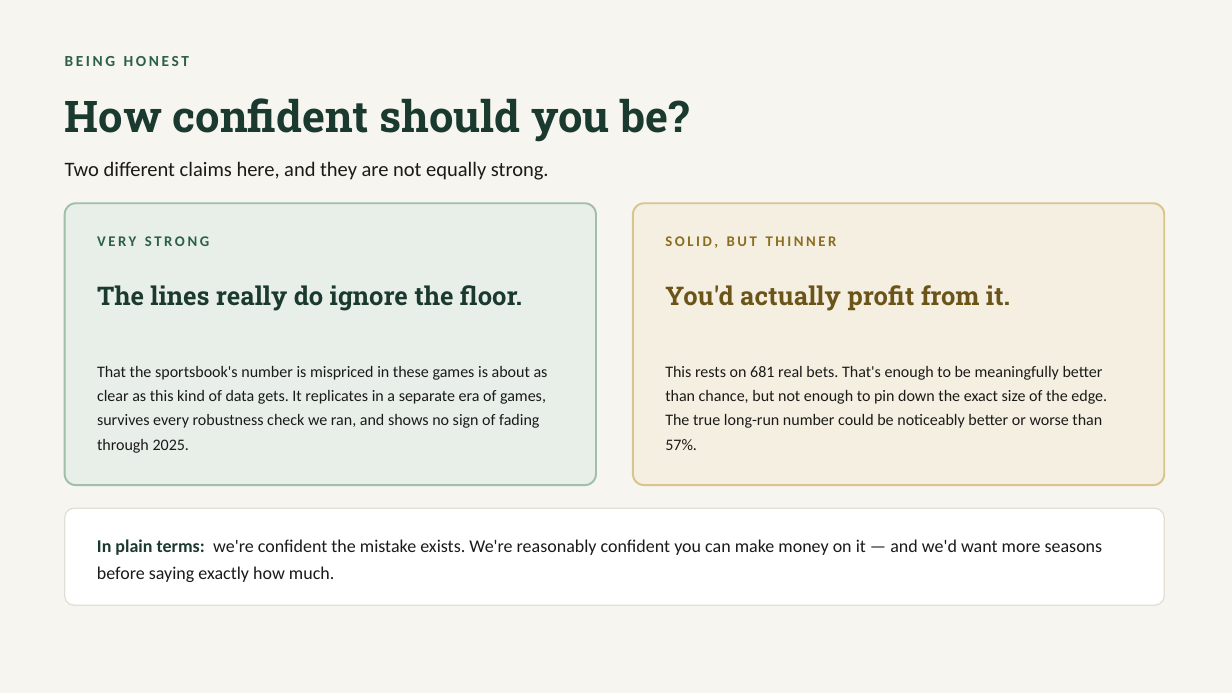
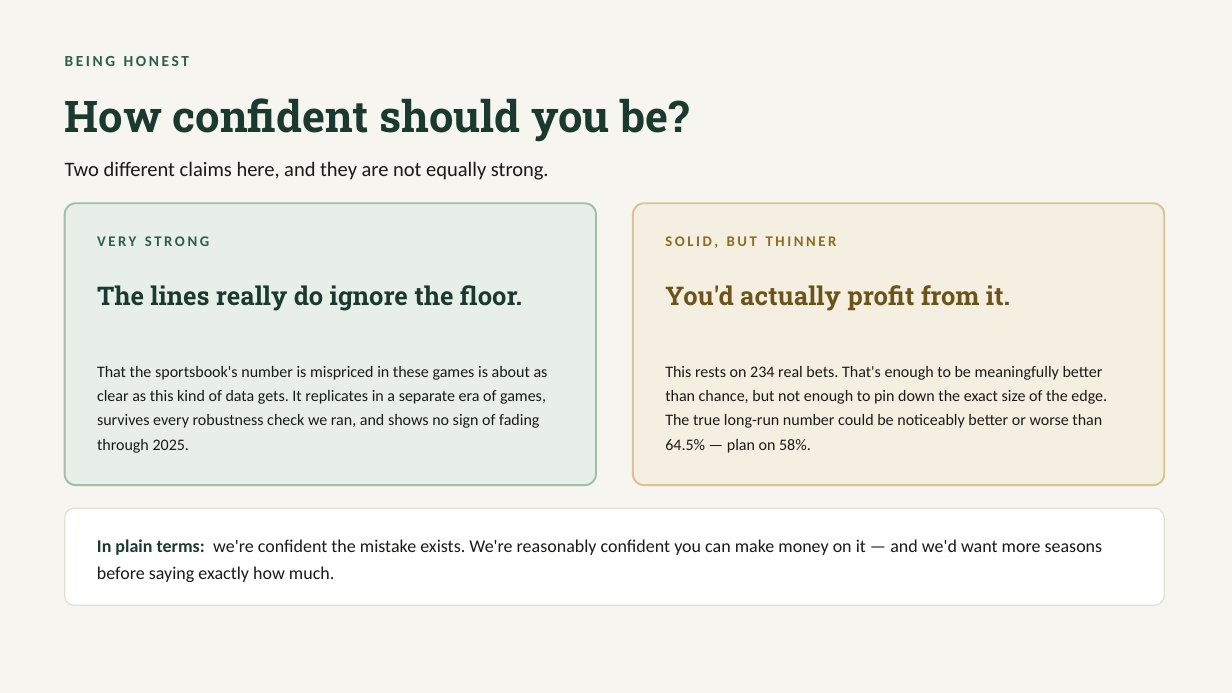
Before and after one commit to bmckelvey11/over-zero, a slide deck: slide 15 of docs/floor-bias-strategy.pptx. Drawn at 1232x693 pixels with LibreOffice and Linux fonts; fonts in the diff are those of the drawing. Boxes give left, top, right and bottom in pixels: in the first picture for what was removed or moved away, otherwise in the second. Text is boxed around its words. In the diff, an @@ line names an element or a change of style, - is before the commit and + after.

```diff
--- a/docs/floor-bias-strategy.pptx
+++ b/docs/floor-bias-strategy.pptx
@@ text at (665,366,1107,453): text changed @@
-This rests on 681 real bets. That's enough to be meaningfully better than chance, but not enough to pin down the exact size of the edge. The true long-run number could be noticeably better or worse than 57%.
+This rests on 234 real bets. That's enough to be meaningfully better than chance, but not enough to pin down the exact size of the edge. The true long-run number could be noticeably better or worse than 64.5% — plan on 58%.
```
Also in this commit, not shown: 8 other slides changed, 2 other files.
